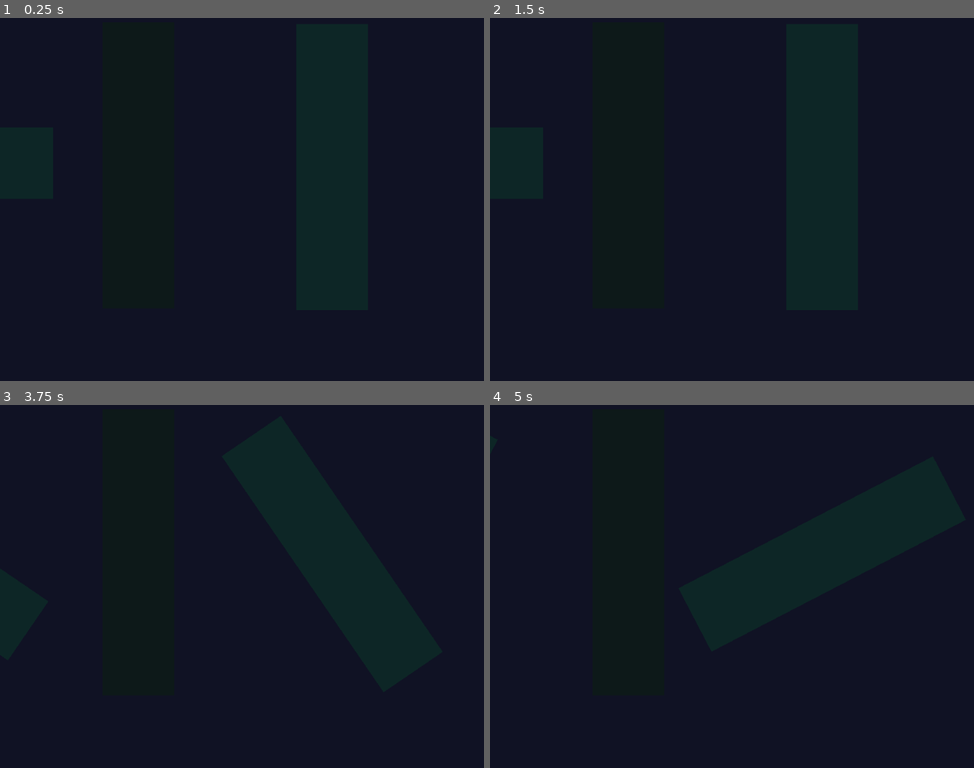
Above: before the commit, frames 1-4 (two rows, left to right).
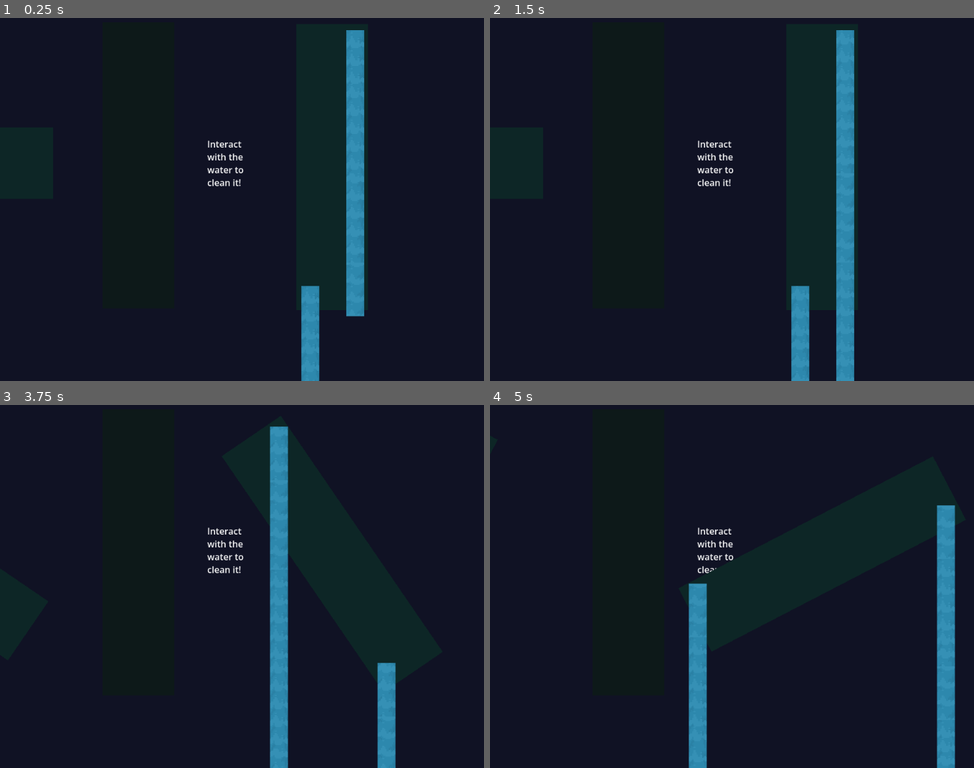
Above: after the commit, the same moments.

Repository: jake-ciliberti/rotate-renovate
Game: Godot game, scene res://levels/level_4.tscn
The game is run twice, just before and just after one commit, with the same random seed, the same clock (stepped at 60 frames per second) and the same inputs. This scene is started directly instead of the project's main scene.
Inputs:
- Up to frame 1 (0.25 s): no input
- Up to frame 2 (1.5 s): hold E (interact) 0.53-1.28 s; hold D (move_right) from 0.53 s (still down); tap W (jump) at 0.77, 0.8, 1.07, 1.35 s; tap Enter at 1.25 s
- Up to frame 3 (3.75 s): tap W (jump) at 1.52, 1.82, 2.3, 3.02, 3.32 s; tap E (interact) at 1.55, 2.85 s; tap R (reset) at 2, 2.75, 3.5 s; release D (move_right) at 2.03 s; hold A (move_left) 2.03-2.78 s; tap H (god_mode) at 2.1 s; hold D (move_right) from 2.78 s (still down); hold Down (rotate_clockwise) from 3.53 s (still down)
- Up to frame 4 (5 s): tap W (jump) at 3.77, 3.8, 4.07, 4.52, 4.82 s; release D (move_right) at 4.28 s; release Down (rotate_clockwise) at 4.28 s; hold A (move_left) from 4.28 s (still down); tap Up (rotate_counterclockwise) at 4.35 s; tap E (interact) at 4.55 s

The runs differ from the first frame. In frame 1, 4.2% of the frame differs, in the area x 42-76%, y 3-100%; in frame 2, 4.9%; in frame 3, 5.0%, in the area x 42-82%, y 5-100%; in frame 4, 5.0%.

Commit message:
added water

Diff:
--- /dev/null
+++ b/break.tscn
@@ -0,0 +1,13 @@
+[gd_scene format=3 uid="uid://dapdhast0mtac"]
+
+[sub_resource type="RectangleShape2D" id="RectangleShape2D_6w6ra"]
+size = Vector2(32, 32)
+
+[node name="Break" type="Node2D" unique_id=302889574]
+
+[node name="Area2D" type="Area2D" parent="." unique_id=721124463]
+
+[node name="Sprite2D" type="Sprite2D" parent="Area2D" unique_id=1204967008]
+
+[node name="CollisionShape2D" type="CollisionShape2D" parent="Area2D" unique_id=1670890519]
+shape = SubResource("RectangleShape2D_6w6ra")
--- a/levels/level_4.tscn
+++ b/levels/level_4.tscn
@@ -8,6 +8,7 @@
 [ext_resource type="Script" uid="uid://cg1q082726f4t" path="res://scripts/door.gd" id="6_8hlpj"]
 [ext_resource type="AudioStream" uid="uid://gs6ok2atiaej" path="res://keyboard mechanical typing supernatural speed 2.wav" id="6_dmnu2"]
 [ext_resource type="Texture2D" uid="uid://bska1iimvrabn" path="res://sprites/vent.png" id="7_qhnv2"]
+[ext_resource type="PackedScene" uid="uid://dpwu7hgjycrv3" path="res://water.tscn" id="7_sc6c1"]
 
 [sub_resource type="RectangleShape2D" id="RectangleShape2D_6w6ra"]
 size = Vector2(1024, 30)
@@ -36,12 +37,13 @@
 position = Vector2(512, 825)
 shape = SubResource("RectangleShape2D_6w6ra")
 
-[node name="GamePanel" type="Area2D" parent="PanelController" unique_id=1688199483 node_paths=PackedStringArray("hitbox", "audio")]
+[node name="GamePanel" type="Area2D" parent="PanelController" unique_id=1688199483 node_paths=PackedStringArray("hitbox", "audio", "leaks")]
 position = Vector2(593, 427)
 script = ExtResource("4_ng40l")
 reversed = true
 hitbox = NodePath("CollisionPolygon2D")
 audio = NodePath("AudioStreamPlayer2D")
+leaks = [NodePath("Water"), NodePath("Water2")]
 metadata/_custom_type_script = "uid://74gqrjs1tww4"
 
 [node name="CollisionPolygon2D" type="CollisionPolygon2D" parent="PanelController/GamePanel" unique_id=1068057270]
@@ -50,11 +52,14 @@
 script = ExtResource("5_04hp8")
 metadata/_custom_type_script = "uid://de1ufrp6f2ggg"
 
-[node name="Area2D" type="Area2D" parent="PanelController/GamePanel" unique_id=1441346957]
-position = Vector2(-754, -7)
-
 [node name="AudioStreamPlayer2D" type="AudioStreamPlayer2D" parent="PanelController/GamePanel" unique_id=66594406]
 stream = ExtResource("6_dmnu2")
+
+[node name="Water" parent="PanelController/GamePanel" unique_id=630256822 instance=ExtResource("7_sc6c1")]
+position = Vector2(40.99997, -229)
+
+[node name="Water2" parent="PanelController/GamePanel" unique_id=2022403872 instance=ExtResource("7_sc6c1")]
+position = Vector2(-39, 229)
 
 [node name="GamePanel2" type="Area2D" parent="PanelController" unique_id=568019450 node_paths=PackedStringArray("hitbox", "audio")]
 position = Vector2(247, 424)
@@ -101,3 +106,10 @@
 
 [node name="AudioStreamPlayer2D" type="AudioStreamPlayer2D" parent="PanelController/GamePanel3" unique_id=1870584467]
 stream = ExtResource("6_dmnu2")
+
+[node name="RichTextLabel" type="RichTextLabel" parent="." unique_id=1988102608]
+offset_left = 370.0
+offset_top = 374.0
+offset_right = 449.0
+offset_bottom = 474.0
+text = "Interact with the water to clean it!"
--- /dev/null
+++ b/levels/level_5.tscn
@@ -0,0 +1,83 @@
+[gd_scene format=3 uid="uid://c7dowrphha1lb"]
+
+[ext_resource type="Script" uid="uid://1hljlhp5cw2n" path="res://scripts/level.gd" id="1_v5ho1"]
+[ext_resource type="Script" uid="uid://ccmj71uqtvvjl" path="res://scripts/panel_controller.gd" id="2_ldpug"]
+[ext_resource type="Script" uid="uid://b6x7sm5ynop2t" path="res://scripts/collision_controller.gd" id="3_8vr3t"]
+[ext_resource type="Script" uid="uid://74gqrjs1tww4" path="res://scripts/panel.gd" id="4_a58qw"]
+[ext_resource type="AudioStream" uid="uid://gs6ok2atiaej" path="res://keyboard mechanical typing supernatural speed 2.wav" id="5_ij65d"]
+[ext_resource type="Script" uid="uid://de1ufrp6f2ggg" path="res://scripts/collision_polygon_2d.gd" id="6_gci8k"]
+[ext_resource type="Script" uid="uid://cg1q082726f4t" path="res://scripts/door.gd" id="7_gder6"]
+[ext_resource type="Texture2D" uid="uid://bska1iimvrabn" path="res://sprites/vent.png" id="8_hv08k"]
+
+[sub_resource type="RectangleShape2D" id="RectangleShape2D_6w6ra"]
+size = Vector2(1024, 30)
+
+[sub_resource type="RectangleShape2D" id="RectangleShape2D_ep78u"]
+size = Vector2(32, 48)
+
+[node name="Level" type="Node2D" unique_id=1248532620 node_paths=PackedStringArray("door", "panel_controller")]
+script = ExtResource("1_v5ho1")
+spawnpoint = Vector2(331, 441)
+door = NodePath("PanelController/GamePanel/Door")
+panel_controller = NodePath("PanelController")
+metadata/_custom_type_script = "uid://1hljlhp5cw2n"
+
+[node name="PanelController" type="Node2D" parent="." unique_id=918188588 node_paths=PackedStringArray("collision")]
+script = ExtResource("2_ldpug")
+number_of_groups = 2
+collision = NodePath("CollisionController")
+metadata/_custom_type_script = "uid://ccmj71uqtvvjl"
+
+[node name="CollisionController" type="StaticBody2D" parent="PanelController" unique_id=1100167200]
+script = ExtResource("3_8vr3t")
+metadata/_custom_type_script = "uid://b6x7sm5ynop2t"
+
+[node name="CollisionShape2D" type="CollisionShape2D" parent="PanelController/CollisionController" unique_id=1095858909]
+position = Vector2(512, 825)
+shape = SubResource("RectangleShape2D_6w6ra")
+
+[node name="GamePanel" type="Area2D" parent="PanelController" unique_id=1688199483 node_paths=PackedStringArray("hitbox", "audio")]
+position = Vector2(804, 441)
+rotation = 4.712389
+script = ExtResource("4_a58qw")
+hitbox = NodePath("CollisionPolygon2D")
+audio = NodePath("AudioStreamPlayer2D")
+metadata/_custom_type_script = "uid://74gqrjs1tww4"
+
+[node name="AudioStreamPlayer2D" type="AudioStreamPlayer2D" parent="PanelController/GamePanel" unique_id=1381918288]
+stream = ExtResource("5_ij65d")
+
+[node name="CollisionPolygon2D" type="CollisionPolygon2D" parent="PanelController/GamePanel" unique_id=1068057270]
+scale = Vector2(2, 1)
+polygon = PackedVector2Array(-128, -128, 128, -128, 128, 128, -128, 128)
+script = ExtResource("6_gci8k")
+metadata/_custom_type_script = "uid://de1ufrp6f2ggg"
+
+[node name="Door" type="Area2D" parent="PanelController/GamePanel" unique_id=1148696414]
+position = Vector2(0, 97)
+script = ExtResource("7_gder6")
+metadata/_custom_type_script = "uid://cg1q082726f4t"
+
+[node name="CollisionShape2D" type="CollisionShape2D" parent="PanelController/GamePanel/Door" unique_id=355025593]
+shape = SubResource("RectangleShape2D_ep78u")
+
+[node name="Sprite2D" type="Sprite2D" parent="PanelController/GamePanel/Door" unique_id=1593375517]
+scale = Vector2(2, 2)
+texture = ExtResource("8_hv08k")
+
+[node name="GamePanel2" type="Area2D" parent="PanelController" unique_id=568019450 node_paths=PackedStringArray("hitbox", "audio")]
+position = Vector2(331, 441)
+script = ExtResource("4_a58qw")
+group = 1
+hitbox = NodePath("CollisionPolygon2D")
+audio = NodePath("AudioStreamPlayer2D")
+metadata/_custom_type_script = "uid://74gqrjs1tww4"
+
+[node name="CollisionPolygon2D" type="CollisionPolygon2D" parent="PanelController/GamePanel2" unique_id=29737201]
+scale = Vector2(1, 2)
+polygon = PackedVector2Array(-128, -128, 128, -128, 128, 128, -128, 128)
+script = ExtResource("6_gci8k")
+metadata/_custom_type_script = "uid://de1ufrp6f2ggg"
+
+[node name="AudioStreamPlayer2D" type="AudioStreamPlayer2D" parent="PanelController/GamePanel2" unique_id=1197517715]
+stream = ExtResource("5_ij65d")
--- a/project.godot
+++ b/project.godot
@@ -31,6 +31,7 @@
 current_panels=""
 colliders=""
 doors=""
+water=""
 
 [input]
 
--- a/scripts/door.gd
+++ b/scripts/door.gd
@@ -8,5 +8,5 @@
 	z_index = 2
 
 func _on_body_entered(body: Node2D) -> void:
-	if (body.name == "Player"):
+	if (body.name == "Player") and get_tree().get_node_count_in_group("water") == 0:
 		level_finished.emit()
--- a/scripts/panel.gd
+++ b/scripts/panel.gd
@@ -4,6 +4,7 @@
 @export var group: int
 @export var hitbox: PanelHitbox
 @export var audio: AudioStreamPlayer2D
+@export var leaks: Array[Area2D]
 
 var initial_rotation_degrees = rotation_degrees
 
--- a/scripts/player.gd
+++ b/scripts/player.gd
@@ -28,7 +28,7 @@
 
 	# Handle jump.
 	if Input.is_action_just_pressed("jump"):
-		if is_on_floor():
+		if is_on_floor() or is_swimming:
 			velocity.y = JUMP_VELOCITY
 			double_jump_available = true
 		elif double_jump_available:
@@ -65,8 +65,6 @@
 		velocity.x *= 0.5
 		velocity.y *= 0.5
 
-		double_jump_available = true
-
 	if god_mode:
 		set_collision_mask_value(1, false)
 
--- /dev/null
+++ b/scripts/water.gd
@@ -0,0 +1,39 @@
+extends Area2D
+
+@export var sprite: AnimatedSprite2D
+var copy: Area2D
+var cleanable: bool
+
+# Called when the node enters the scene tree for the first time.
+func _ready() -> void:
+	sprite.play("default")
+	body_entered.connect(_on_body_entered)
+	body_exited.connect(_on_body_exited)
+	tree_exiting.connect(_on_tree_exiting)
+
+# Called every frame. 'delta' is the elapsed time since the previous frame.
+func _process(_delta: float) -> void:
+	global_rotation = 0
+	if global_position.y > 826:
+		queue_free()
+	if global_position.y < 810 and copy == null:
+		copy = duplicate()
+		copy.position.y = 32
+		copy.position.x = 0
+		add_child(copy)
+	if cleanable and Input.is_action_pressed("interact"):
+		queue_free()
+
+func _on_body_entered(body: Node2D) -> void:
+	if body.name == "Player":
+		body.is_swimming = true
+		cleanable = true
+
+func _on_body_exited(body: Node2D) -> void:
+	if body.name == "Player":
+		body.is_swimming = false
+		cleanable = false
+
+func _on_tree_exiting() -> void:
+	if copy != null:
+		copy.queue_free()
--- a/sprites/tiles/Ocean.tres
+++ b/sprites/tiles/Ocean.tres
@@ -345,8 +345,13 @@
 0:17/0 = 0
 1:17/0 = 0
 2:17/0 = 0
+3:17/animation_columns = 4
 3:17/0 = 0
+4:17/animation_columns = 4
 4:17/0 = 0
+5:17/animation_columns = 4
+5:17/animation_frame_0/duration = 1.0
+5:17/animation_frame_1/duration = 1.0
 5:17/0 = 0
 15:17/0 = 0
 16:17/0 = 0
--- /dev/null
+++ b/water.tscn
@@ -0,0 +1,44 @@
+[gd_scene format=3 uid="uid://dpwu7hgjycrv3"]
+
+[ext_resource type="Texture2D" uid="uid://ct5du582t63hw" path="res://sprites/water0.png" id="1_qmoj4"]
+[ext_resource type="Script" uid="uid://y2sp6wkfa85f" path="res://scripts/water.gd" id="1_x4ob8"]
+[ext_resource type="Texture2D" uid="uid://cx4s355f1jl0r" path="res://sprites/water1.png" id="2_x4ob8"]
+[ext_resource type="Texture2D" uid="uid://b15twyq7yejc4" path="res://sprites/water2.png" id="3_746c1"]
+[ext_resource type="Texture2D" uid="uid://rxfs7ckmyurc" path="res://sprites/water3.png" id="4_3g7ry"]
+
+[sub_resource type="SpriteFrames" id="SpriteFrames_6w6ra"]
+animations = [{
+"frames": [{
+"duration": 1.0,
+"texture": ExtResource("1_qmoj4")
+}, {
+"duration": 1.0,
+"texture": ExtResource("2_x4ob8")
+}, {
+"duration": 1.0,
+"texture": ExtResource("3_746c1")
+}, {
+"duration": 1.0,
+"texture": ExtResource("4_3g7ry")
+}],
+"loop": 1,
+"name": &"default",
+"speed": 12.0
+}]
+
+[sub_resource type="RectangleShape2D" id="RectangleShape2D_x4ob8"]
+size = Vector2(32, 32)
+
+[node name="Water" type="Area2D" unique_id=2022403872 node_paths=PackedStringArray("sprite")]
+z_index = 4
+script = ExtResource("1_x4ob8")
+sprite = NodePath("AnimatedSprite2D")
+
+[node name="AnimatedSprite2D" type="AnimatedSprite2D" parent="." unique_id=2026091971]
+scale = Vector2(2, 2)
+sprite_frames = SubResource("SpriteFrames_6w6ra")
+frame = 2
+frame_progress = 0.54780996
+
+[node name="CollisionShape2D" type="CollisionShape2D" parent="." unique_id=1315963156]
+shape = SubResource("RectangleShape2D_x4ob8")
Not shown, changed: export_presets.cfg
Not shown, added: scripts/water.gd.uid
Binary file added: sprites/water0.png
Not shown, added: sprites/water0.png.import
Binary file added: sprites/water1.png
Not shown, added: sprites/water1.png.import
Binary file added: sprites/water2.png
Not shown, added: sprites/water2.png.import
Binary file added: sprites/water3.png
Not shown, added: sprites/water3.png.import
